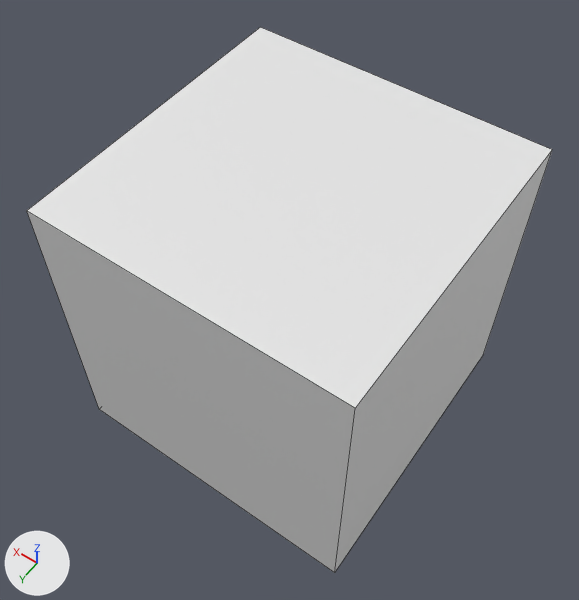
A saved change to the Blender file FlowingLiquid.blend.
Before and after are seen from a camera (50 mm lens) standing at (-1.94, 2.8, 4.19) and looking at (0.03, 0.05, -0.14). Arrows for +X, +Y and +Z are at lower left; the lights stay in place. Mesh edges are drawn as thin lines.
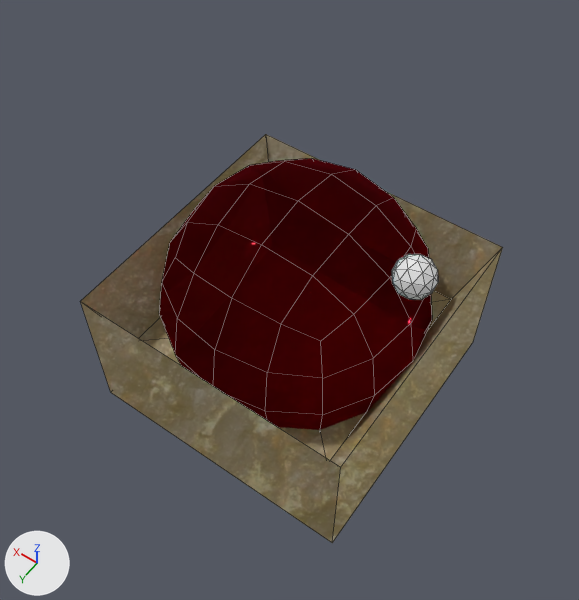
Where the change shows, as pixel boxes [x1, y1, x2, y2] in the pictures (579 x 600 px):
'Cube.001', recoloured, shading changed, modifiers changed (48% narrower, 50% shorter): before [27, 27, 552, 573]; after [159, 158, 432, 430]
'Cube', surface changed: [80, 134, 503, 543] in both
'Icosphere', unchanged, uncovered by the edit: after [392, 254, 438, 300]

Diff of the bpy script that builds the scene:
```diff
--- a/FlowingLiquid.blend.py
+++ b/FlowingLiquid.blend.py
@@ img_0060_rock_stone_texture_seamless_hr_jpg @@
+img_0060_rock_stone_texture_seamless_hr_jpg = load_image('0060-rock-stone-texture-seamless-hr.jpg', 'Textures/0060-rock-stone-texture-seamless-hr.jpg', 750, 750, 'sRGB')
@@ mat_material @@
 mat_material = bpy.data.materials.new('Material')
-# nodes: BsdfDiffuse, OutputMaterial
+# nodes: BsdfAnisotropic, BsdfDiffuse, MixShader, OutputMaterial, TexCoord, TexImage
+# colours: yellow #e7d08a
+# uses the picture img_0060_rock_stone_texture_seamless_hr_jpg
@@ mat_material_001 @@
+mat_material_001 = bpy.data.materials.new('Material.001')
+mat_material_001.use_nodes = True; mat_material_001.node_tree.nodes.clear()
+_N = mat_material_001.node_tree.nodes; _L = mat_material_001.node_tree.links
+n0 = _N.new('ShaderNodeOutputMaterial'); n0.name = 'Material Output'
+n1 = _N.new('ShaderNodeBsdfGlass'); n1.name = 'Glass BSDF'
+n1.distribution = 'BECKMANN'
+n1.inputs[0].default_value = (0.399, 0.00947, 0.0243, 1.0)  # 'Color', red #a9192b
+n1.inputs[2].default_value = 1.33  # 'IOR'
+_L.new(n1.outputs[0], n0.inputs[0])  # 'BSDF' to 'Surface'
@@ me_cube_001 @@
 me_cube_001.from_pydata(...)  # 8 vertices, 6 faces; spans x -1.0..1.0, y -1.0..1.0, z -1.0..1.0
 # used by ob_cube_001; location = (0.0, 0.0, -0.127); scale = (1.09, 1.09, 1.09)
+# me_cube_001 part 1: all faces are now shaded smooth (6 of 6 changed)
+me_cube_001.materials.append(mat_material_001)
@@ ob_cube_001 @@
 ob_cube_001.scale = (1.09, 1.09, 1.09)
+_m = ob_cube_001.modifiers.new('Subsurf', 'SUBSURF')
+_m.levels = 3
```
